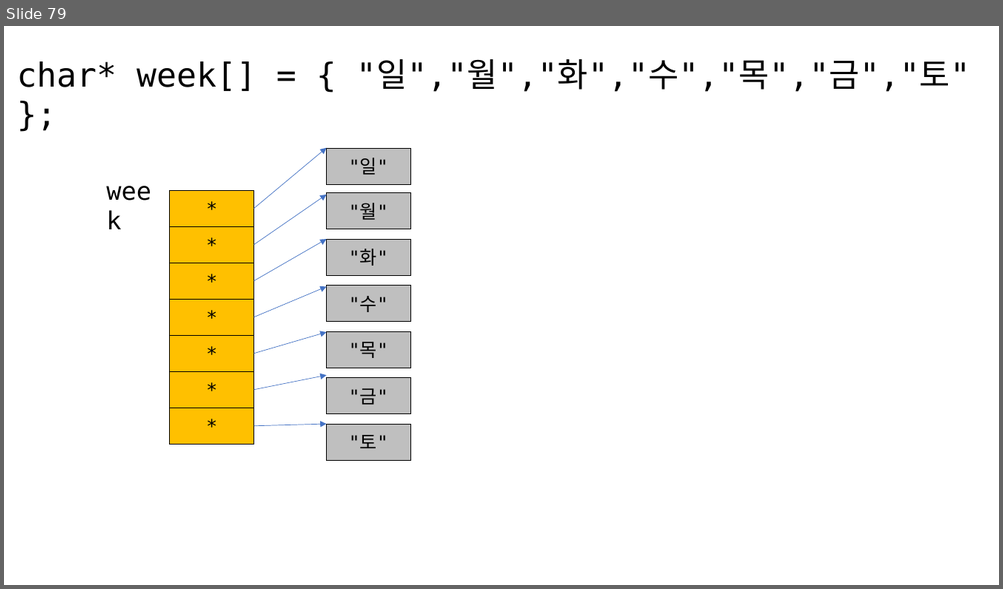
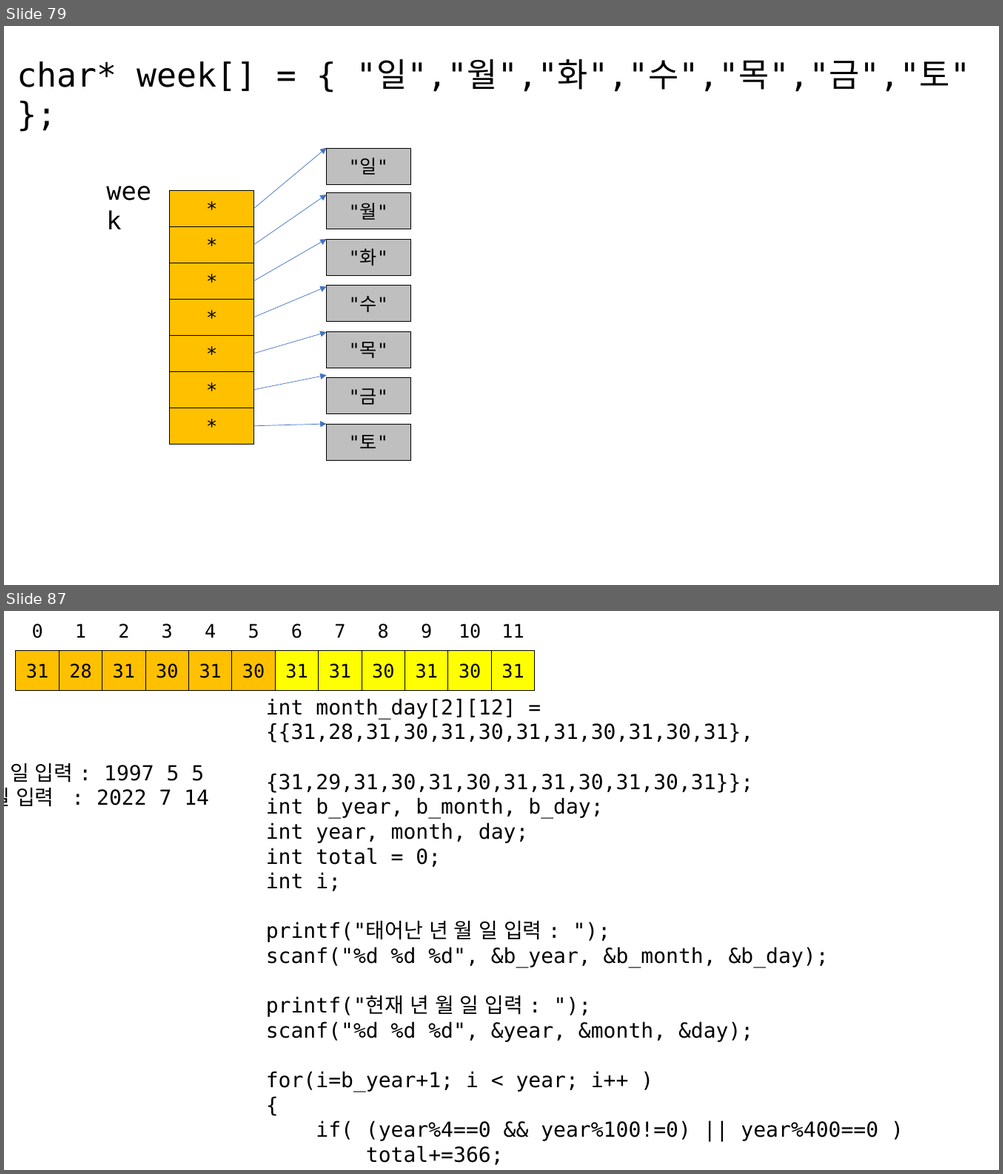
Before and after one commit to imguru-mooc/C_basic_AIR, a slide deck: C_판서.pptx. Shown one above the other, each under a label of ours: slide 79 before the commit, slides 79 and 87 after it; the slides between them are not shown. The pictures are 1003x589 and 1003x1174 pixels, drawn with LibreOffice and Linux fonts; fonts in the diff are those of the drawing. Boxes give left, top, right and bottom in pixels: in the first picture for what was removed or moved away, otherwise in the second. Text is boxed around its words. In the diff, an @@ line names an element or a change of style, - is before the commit and + after.

```diff
--- a/C_판서.pptx
+++ b/C_판서.pptx
@@ slide 87 added at bbox=[4, 611, 999, 1170], background #FFFFFF @@
@@ text added at bbox=[32, 624, 43, 638], 18 pt, text #000000 @@
+0
@@ text added at bbox=[75, 624, 86, 638], 18 pt, text #000000 @@
+1
@@ text added at bbox=[118, 624, 129, 638], 18 pt, text #000000 @@
+2
@@ text added at bbox=[162, 624, 173, 638], 18 pt, text #000000 @@
+3
@@ text added at bbox=[205, 624, 216, 638], 18 pt, text #000000 @@
+4
@@ text added at bbox=[248, 624, 259, 638], 18 pt, text #000000 @@
+5
@@ text added at bbox=[291, 624, 302, 638], 18 pt, text #000000 @@
+6
@@ text added at bbox=[334, 624, 345, 638], 18 pt, text #000000 @@
+7
@@ text added at bbox=[378, 624, 389, 638], 18 pt, text #000000 @@
+8
@@ text added at bbox=[421, 624, 432, 638], 18 pt, text #000000 @@
+9
@@ text added at bbox=[458, 624, 481, 638], 18 pt, text #000000 @@
+10
@@ text added at bbox=[501, 624, 523, 638], 18 pt, text #000000 @@
+11
@@ rectangle added at bbox=[16, 650, 60, 690], fill #FFC000, outline #000000 0.75 pt, 18 pt, text #000000 @@
+31
@@ rectangle added at bbox=[60, 650, 102, 690], fill #FFC000, outline #000000 0.75 pt, 18 pt, text #000000 @@
+28
@@ rectangle added at bbox=[102, 650, 146, 690], fill #FFC000, outline #000000 0.75 pt, 18 pt, text #000000 @@
+31
@@ rectangle added at bbox=[146, 650, 189, 690], fill #FFC000, outline #000000 0.75 pt, 18 pt, text #000000 @@
+30
@@ rectangle added at bbox=[189, 650, 233, 690], fill #FFC000, outline #000000 0.75 pt, 18 pt, text #000000 @@
+31
@@ rectangle added at bbox=[232, 650, 275, 690], fill #FFC000, outline #000000 0.75 pt, 18 pt, text #000000 @@
+30
@@ rectangle added at bbox=[275, 650, 318, 690], fill #FFFF00, outline #000000 0.75 pt, 18 pt, text #000000 @@
+31
@@ rectangle added at bbox=[318, 650, 361, 690], fill #FFFF00, outline #000000 0.75 pt, 18 pt, text #000000 @@
+31
@@ rectangle added at bbox=[361, 650, 404, 690], fill #FFFF00, outline #000000 0.75 pt, 18 pt, text #000000 @@
+30
@@ rectangle added at bbox=[404, 650, 448, 690], fill #FFFF00, outline #000000 0.75 pt, 18 pt, text #000000 @@
+31
@@ rectangle added at bbox=[448, 650, 491, 690], fill #FFFF00, outline #000000 0.75 pt, 18 pt, text #000000 @@
+30
@@ rectangle added at bbox=[491, 650, 535, 690], fill #FFFF00, outline #000000 0.75 pt, 18 pt, text #000000 @@
+31
@@ text added at bbox=[266, 698, 878, 1165], 20 pt, text #000000 @@
+int month_day[2][12] = {{31,28,31,30,31,30,31,31,30,31,30,31},
+{31,29,31,30,31,30,31,31,30,31,30,31}};
+int b_year, b_month, b_day;
+int year, month, day;
+int total = 0;
+int i;
+printf("태어난 년 월 일 입력 : ");
+scanf("%d %d %d", &b_year, &b_month, &b_day);
+printf("현재 년 월 일 입력 : ");
+scanf("%d %d %d", &year, &month, &day);
+for(i=b_year+1; i < year; i++ )
+{
+if( (year%4==0 && year%100!=0) || year%400==0 )
+total+=366;
+else
+total+=365;
+}
@@ text added at bbox=[4, 763, 209, 807], 20 pt, text #000000 @@
+태어난 년 월 일 입력 : 1997 5 5
+현재 년 월 일 입력 : 2022 7 14
```
Also in this commit, not shown: 14 other slides added.
